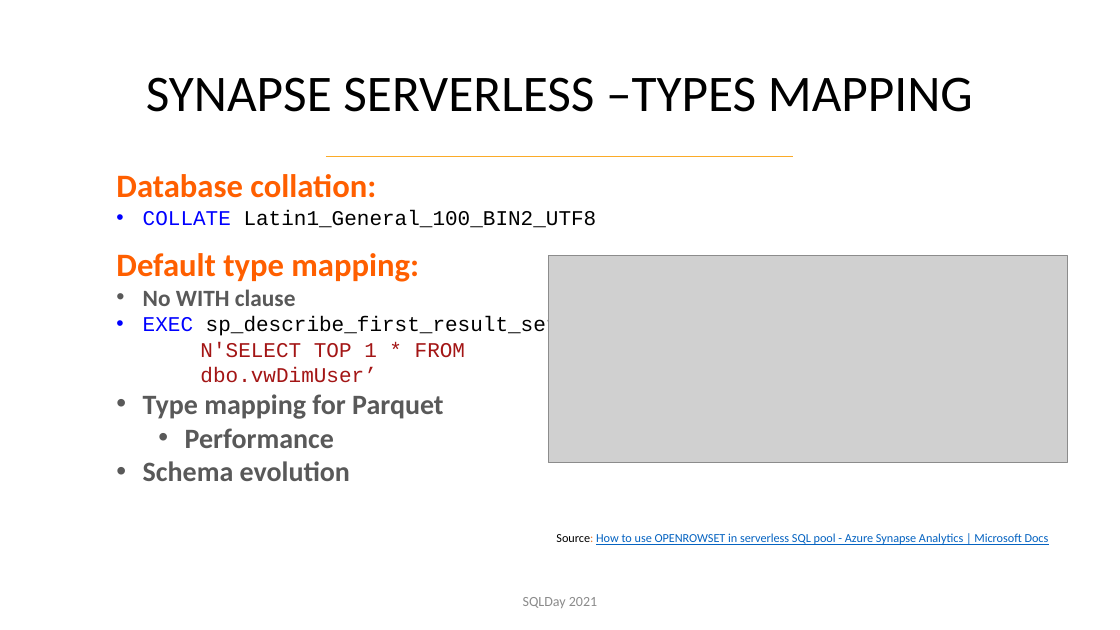
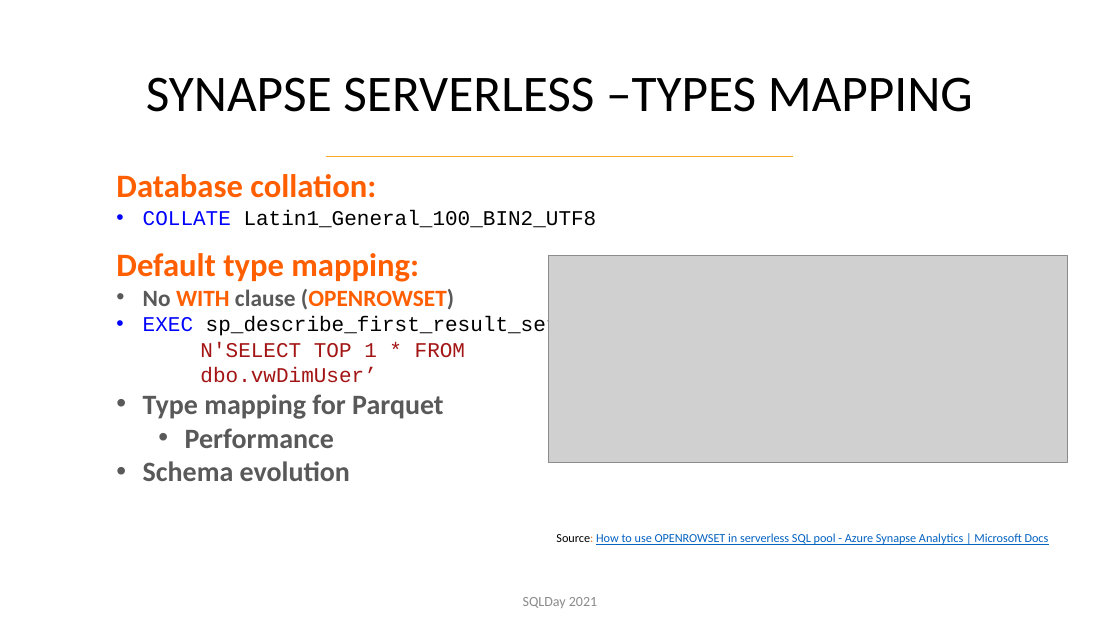
Before and after one commit to cloud4yourdata/CommunityEvents, a slide deck: slide 17 of SQLDay2021/misc/sqlday2021_tk_datalakehouse.pptx. Drawn at 1120x630 pixels with LibreOffice and Linux fonts; fonts in the diff are those of the drawing; grey boxes stand for pictures; background and template pictures are left out. Boxes give left, top, right and bottom in pixels: in the first picture for what was removed or moved away, otherwise in the second. Text is boxed around its words. In the diff, an @@ line names an element or a change of style, - is before the commit and + after.

```diff
--- a/SQLDay2021/misc/sqlday2021_tk_datalakehouse.pptx
+++ b/SQLDay2021/misc/sqlday2021_tk_datalakehouse.pptx
@@ text at (143, 289, 454, 310): text changed; text colour #595959 to #FF5F00 @@
-• No WITH clause
+• No WITH clause (OPENROWSET)
```
Also in this commit, not shown: 9 other slides changed, 46 other files.
